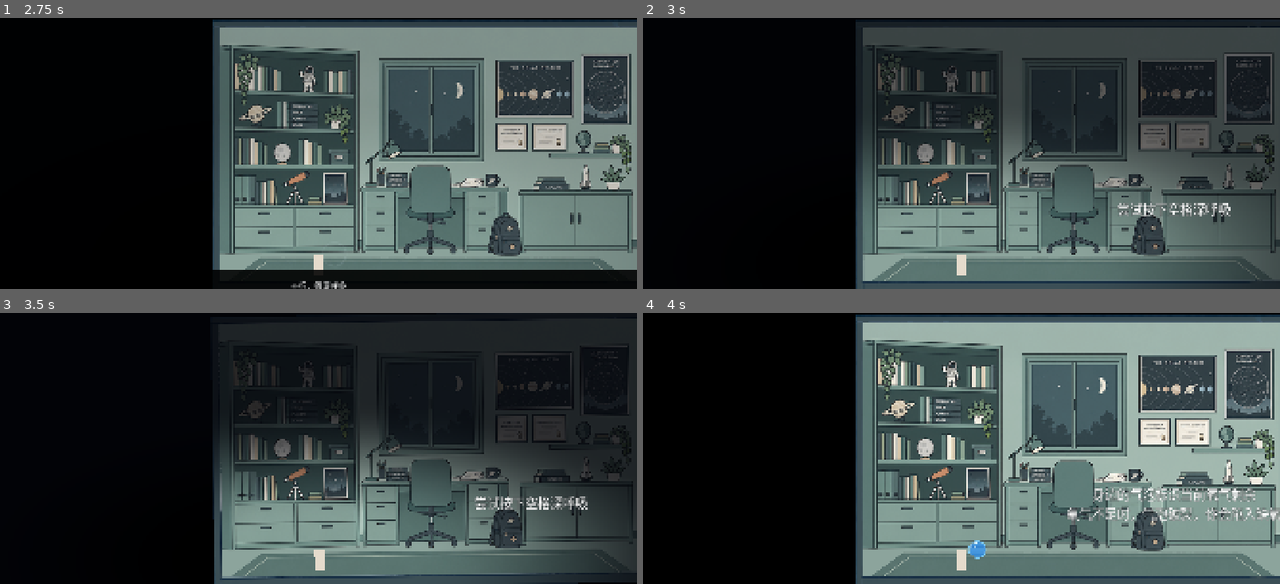
Above: before the commit, frames 1-4 (two rows, left to right).
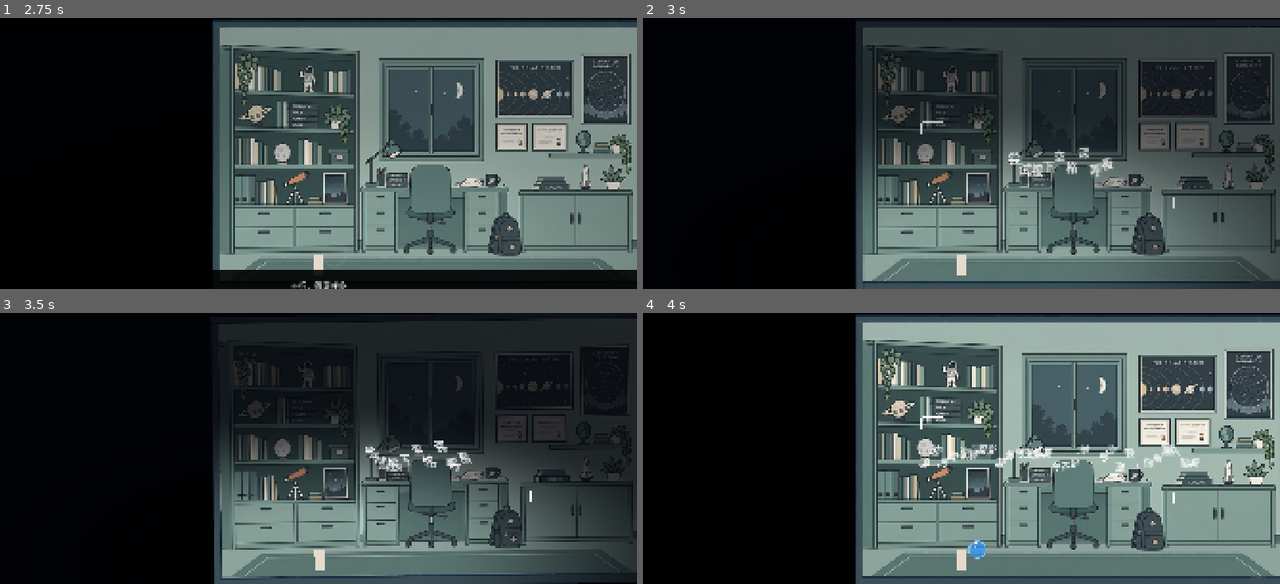
Above: after the commit, the same moments.

Repository: genshi-kotoba/Spine
Game: Godot game, scene res://scenes/c3_level.tscn
Two runs of this game, one before a commit and one after it. Both use one fixed random seed, a clock stepped at 60 frames per second and the inputs below.
Inputs (mouse positions are in pixels of both pictures, inside the frame that each line leads up to):
- Up to frame 1 (2.75 s): tap Enter at 0.5 s; move the mouse to (458, 139) at 0.52 s; hold D (move_right) 0.53-1.28 s; hold Space (breathe) 0.53-1.28 s; click (458, 139) at 0.67 s; move the mouse to (191, 167) at 1.27 s; hold A (move_left) 1.28-2.03 s; tap T (dialogue_t) at 1.35 s; click (191, 167) at 1.42 s; tap Space (breathe) at 2 s; move the mouse to (382, 93) at 2.02 s; hold D (move_right) from 2.03 s (still down); hold Y (dialogue_y) from 2.03 s (still down); click (382, 93) at 2.17 s
- Up to frame 2 (3 s): keep holding D (move_right); move the mouse to (929, 207) at 2.77 s; release Y (dialogue_y) at 2.78 s; tap E (interact) at 2.85 s; click (929, 207) at 2.92 s
- Up to frame 3 (3.5 s): keep holding D (move_right)
- Up to frame 4 (4 s): move the mouse to (1152, 489) at 3.52 s; release D (move_right) at 3.53 s; hold A (move_left) from 3.53 s (still down); hold Space (breathe) from 3.53 s (still down); click (1152, 489) at 3.67 s

Frame 1 is identical in both runs. In frame 2, 1.0% of the frame differs, in the area x 43-93%, y 37-74%; in frame 3, 1.0%; in frame 4, 2.4%, in the area x 43-100%, y 37-77%.

Commit message:
feat(c3): render floating prompts with glitch glyphs

Diff:
--- a/Spine/scenes/c3_level.tscn
+++ b/Spine/scenes/c3_level.tscn
@@ -23,6 +23,7 @@
 [ext_resource type="Script" uid="uid://dxl118a4wp34q" path="res://scripts/components/RoomTable.gd" id="22"]
 [ext_resource type="PackedScene" uid="uid://dc4yso4br36vf" path="res://scenes/c3_floor.tscn" id="23"]
 [ext_resource type="Script" uid="uid://bbmpcjmv60ouk" path="res://scripts/c3/flow/CorridorAssembly.gd" id="25"]
+[ext_resource type="PackedScene" path="res://scenes/floating_wall_text.tscn" id="26_intro_text"]
 
 [sub_resource type="RectangleShape2D" id="item_col"]
 size = Vector2(179.5, 269)
@@ -34,9 +35,6 @@
 
 [sub_resource type="RectangleShape2D" id="wall_side_col"]
 size = Vector2(20, 817)
-
-[sub_resource type="SystemFont" id="floating_font"]
-font_names = PackedStringArray("Microsoft YaHei", "SimSun", "PingFang SC", "Noto Sans CJK SC")
 
 [node name="C3Level" type="Node2D" unique_id=862856325]
 script = ExtResource("3")
@@ -411,31 +409,29 @@
 [node name="IntroFloatingLayer" type="CanvasLayer" parent="." unique_id=996401127]
 layer = 2
 
-[node name="IntroFloatingText" type="Label" parent="IntroFloatingLayer"]
-visible = false
-size = Vector2(760, 260)
-theme_override_colors/font_color = Color(1, 1, 1, 1)
-theme_override_colors/font_outline_color = Color(0.04, 0.04, 0.05, 0.95)
-theme_override_constants/outline_size = 4
-theme_override_fonts/font = SubResource("floating_font")
-theme_override_font_sizes/font_size = 38
-horizontal_alignment = 1
-vertical_alignment = 1
-autowrap_mode = 2
-mouse_filter = 2
-
-[node name="FlowFloatingText" type="Label" parent="IntroFloatingLayer"]
-visible = false
-size = Vector2(760, 260)
-theme_override_colors/font_color = Color(1, 1, 1, 1)
-theme_override_colors/font_outline_color = Color(0.04, 0.04, 0.05, 0.95)
-theme_override_constants/outline_size = 4
-theme_override_fonts/font = SubResource("floating_font")
-theme_override_font_sizes/font_size = 38
-horizontal_alignment = 1
-vertical_alignment = 1
-autowrap_mode = 2
-mouse_filter = 2
+[node name="IntroFloatingText" parent="IntroFloatingLayer" instance=ExtResource("26_intro_text")]
+visible = false
+layout_size = Vector2(760, 260)
+min_font_size = 28
+max_font_size = 40
+animated = true
+text_color = Color(1, 1, 1, 1)
+accent_color = Color(1, 1, 1, 1)
+shadow_color = Color(0.04, 0.04, 0.05, 0.95)
+glow_color = Color(1, 1, 1, 0.32)
+outline_size = 4
+
+[node name="FlowFloatingText" parent="IntroFloatingLayer" instance=ExtResource("26_intro_text")]
+visible = false
+layout_size = Vector2(760, 260)
+min_font_size = 28
+max_font_size = 40
+animated = true
+text_color = Color(1, 1, 1, 1)
+accent_color = Color(1, 1, 1, 1)
+shadow_color = Color(0.04, 0.04, 0.05, 0.95)
+glow_color = Color(1, 1, 1, 0.32)
+outline_size = 4
 
 [node name="Effects" type="Node2D" parent="." unique_id=2086481683]
 
--- a/Spine/scripts/components/FloatingWallText.gd
+++ b/Spine/scripts/components/FloatingWallText.gd
@@ -1,8 +1,10 @@
 @tool
 class_name FloatingWallText
 extends Node2D
-## 可直接实例化的墙面悬浮文字组件。
-## 负责确定性排版、错位阴影、大小/倾斜变化、轻微漂浮与抖动，不依赖关卡或全局单例。
+## 可直接实例化的破碎悬浮文字组件。
+## 复用 main 分支的 glitch_char shader：逐字散落、切片错位、RGB 分离、闪烁和抖动。
+
+const GLITCH_SHADER := preload("res://assets/shaders/glitch_char.gdshader")
 
 @export_group("Content")
 @export var phrases: PackedStringArray = PackedStringArray([
@@ -87,9 +89,12 @@
 var _entries: Array[Dictionary] = []
 var _elapsed := 0.0
 var _rebuild_queued := false
+var _glitch_material: ShaderMaterial = null
 
 
 func _ready() -> void:
+	_glitch_material = ShaderMaterial.new()
+	_glitch_material.shader = GLITCH_SHADER
 	_ensure_content()
 	_rebuild()
 	set_process(animated or Engine.is_editor_hint())
@@ -108,11 +113,10 @@
 		var phase := float(entry["phase"])
 		var base_position := entry["base_position"] as Vector2
 		var base_rotation := float(entry["base_rotation"])
-		var slow_wave := sin(_elapsed * motion_speed + phase)
 		var micro_x := sin(_elapsed * motion_speed * 5.7 + phase * 1.3) * jitter_amount
 		var micro_y := sin(_elapsed * motion_speed * 7.9 + phase * 0.7) * jitter_amount * 0.55
-		holder.position = base_position + Vector2(micro_x, slow_wave * float_amount + micro_y)
-		holder.rotation = base_rotation + deg_to_rad(sin(_elapsed * motion_speed * 4.3 + phase) * jitter_amount * 0.13)
+		holder.position = base_position + Vector2(micro_x, micro_y)
+		holder.rotation = base_rotation
 
 
 ## 运行时替换全部文字；布局与动画会立即重建。
@@ -241,38 +245,27 @@
 
 func _add_label(holder: Node2D, value: String, font_size: int, measured: Vector2, accent: bool) -> void:
 	var label_position := -measured * 0.5
-	# Soft white halo behind the glyphs; the dark outline keeps the text readable over the scene.
-	var glow := Label.new()
-	glow.name = "Glow"
-	glow.text = value
-	glow.position = label_position
-	glow.add_theme_font_override("font", _font)
-	glow.add_theme_font_size_override("font_size", font_size)
-	glow.add_theme_color_override("font_color", glow_color)
-	glow.add_theme_color_override("font_outline_color", glow_color)
-	glow.add_theme_constant_override("outline_size", outline_size + 5)
-	holder.add_child(glow)
-
-	var displaced := Label.new()
-	displaced.name = "OffsetPrint"
-	displaced.text = value
-	displaced.position = label_position + Vector2(4.0, 2.0)
-	displaced.add_theme_font_override("font", _font)
-	displaced.add_theme_font_size_override("font_size", font_size)
-	displaced.add_theme_color_override("font_color", accent_color if not accent else text_color.darkened(0.25))
-	displaced.modulate.a = 0.48
-	holder.add_child(displaced)
-
-	var label := Label.new()
-	label.name = "Text"
-	label.text = value
-	label.position = label_position
-	label.add_theme_font_override("font", _font)
-	label.add_theme_font_size_override("font_size", font_size)
-	label.add_theme_color_override("font_color", Color.WHITE if not accent else text_color)
-	label.add_theme_color_override("font_outline_color", shadow_color)
-	label.add_theme_constant_override("outline_size", outline_size)
-	holder.add_child(label)
+	# 每个字独立生成，沿用 MODE_GLITCH 的右移步进与上下 10~30px 散落。
+	var char_rng := RandomNumberGenerator.new()
+	char_rng.seed = hash(value) ^ seed_value
+	var cursor := label_position
+	for i in range(value.length()):
+		var ch := value.substr(i, 1)
+		var glyph := Label.new()
+		glyph.name = "Glyph%02d" % i
+		glyph.text = ch
+		glyph.position = cursor + Vector2(0.0, char_rng.randf_range(-30.0, 30.0))
+		glyph.rotation = deg_to_rad(char_rng.randf_range(-5.0, 5.0))
+		glyph.scale = Vector2.ONE * char_rng.randf_range(0.9, 1.1)
+		glyph.add_theme_font_override("font", _font)
+		glyph.add_theme_font_size_override("font_size", font_size)
+		glyph.add_theme_color_override("font_color", Color.WHITE if not accent else text_color)
+		glyph.add_theme_color_override("font_outline_color", shadow_color)
+		glyph.add_theme_constant_override("outline_size", outline_size)
+		if _glitch_material != null:
+			glyph.material = _glitch_material
+		holder.add_child(glyph)
+		cursor.x += _font.get_string_size(ch, HORIZONTAL_ALIGNMENT_LEFT, -1, font_size).x
 
 
 func _fit_label_size(value: String, initial_size: int, available_width: float) -> Vector2:
